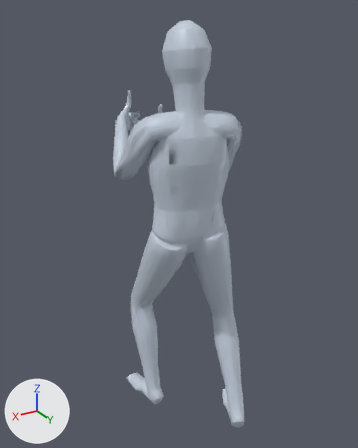
What one commit did to the glTF model app/assets/anims/Base/unarmed_attack_1.glb.
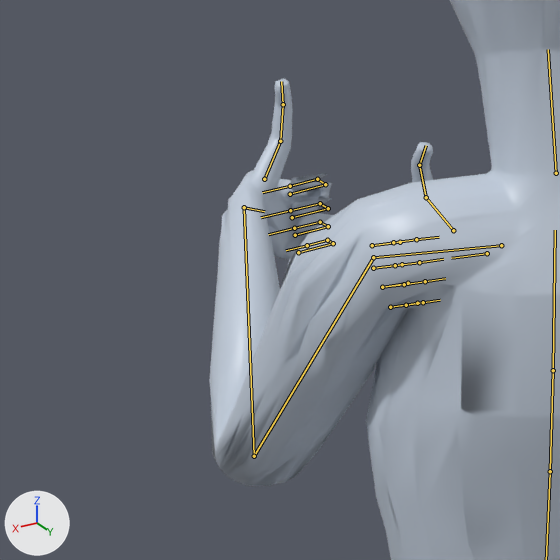
Each version is shown whole from a 50 mm camera at (0.986, 1.551, 1.763) aimed at (-0.028, -0.14, 0.918), then close up on the part from 19% to 53% of the width and 16% to 44% of the height. The axes (+X, +Y, +Z) are drawn at lower left. The lights are the same throughout. The older version's two pictures come first. Both versions are drawn at frame 12 of the action 'Animation'; the numbers are the values there. The bones that change, and the others that lie on the model, are drawn over the model as lines in the close-ups.

Objects in the first close-up: 'Body_human_male'.
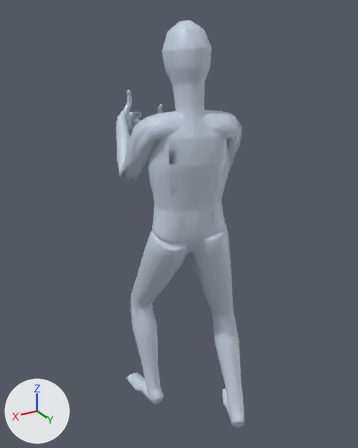
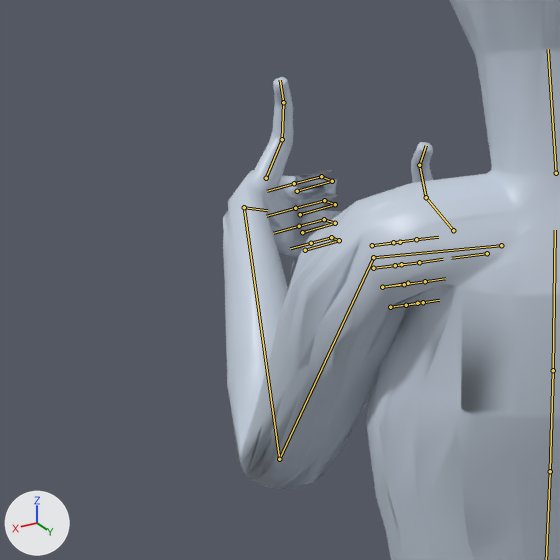
Boxes (x1, y1, x2, y2) around the edits, measured in the close-ups (560 x 560 px):
```json
{"object": "Body_human_male", "change": "posed", "before": [209, 0, 560, 560], "after": [223, 0, 560, 560]}
{"bone": "mixamorig:LeftArm", "before": "(373, 257) to (254, 456)", "after": "(373, 257) to (279, 459)"}
{"bone": "mixamorig:LeftHand", "before": "(244, 207) to (264, 211)", "after": "(244, 207) to (267, 210)"}
```

Scene script edits in JSON lines:
```json
{"block": "bone_mixamorig_leftarm", "where": "bone_mixamorig_leftarm = bpy.data.objects['Armature'].pose.bones['mixamorig:LeftArm']  # child of 'mixamorig:LeftShoulder'"}
{"op": "set", "path": "bone_mixamorig_leftarm.rotation_quaternion", "old": "(0.775, -0.533, -0.278, -0.196)", "new": "(0.74, -0.573, -0.3, -0.187)", "note": "degrees (-69, -40, -1) -> degrees (-77, -41, 5)"}
{"block": "bone_mixamorig_lefthand", "where": "bone_mixamorig_lefthand = bpy.data.objects['Armature'].pose.bones['mixamorig:LeftHand']  # child of 'mixamorig:LeftForeArm'"}
{"op": "set", "path": "bone_mixamorig_lefthand.rotation_quaternion", "old": "(0.768, -0.261, -0.37, 0.453)", "new": "(0.756, -0.313, -0.344, 0.461)", "note": "degrees (-51, -19, 70) -> degrees (-54, -13, 70)"}
```
